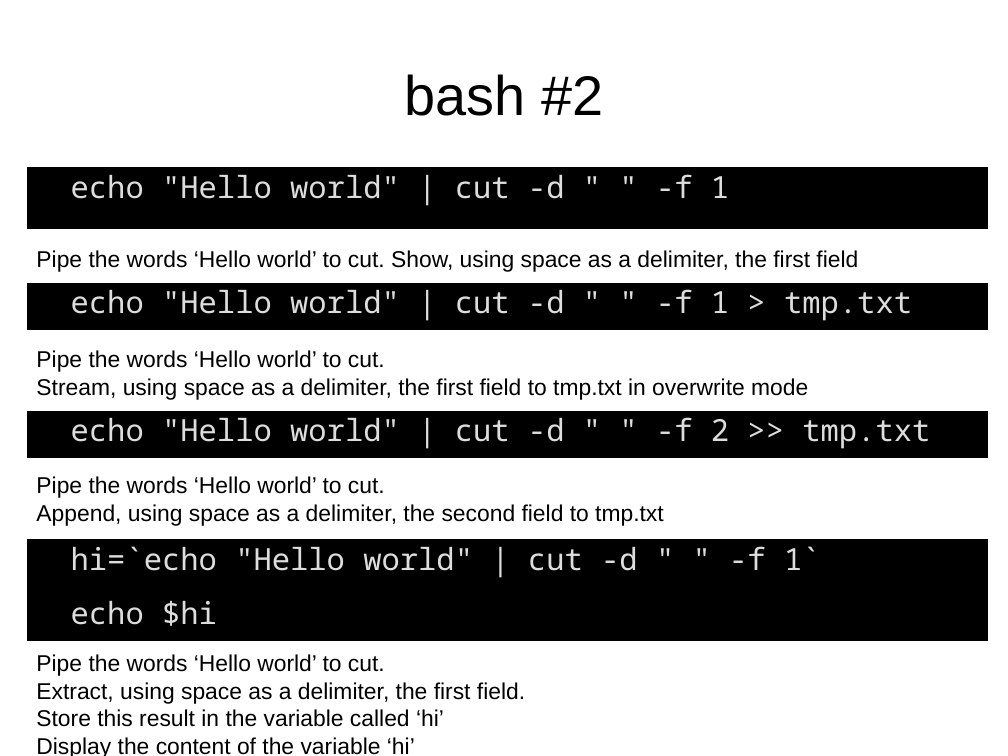
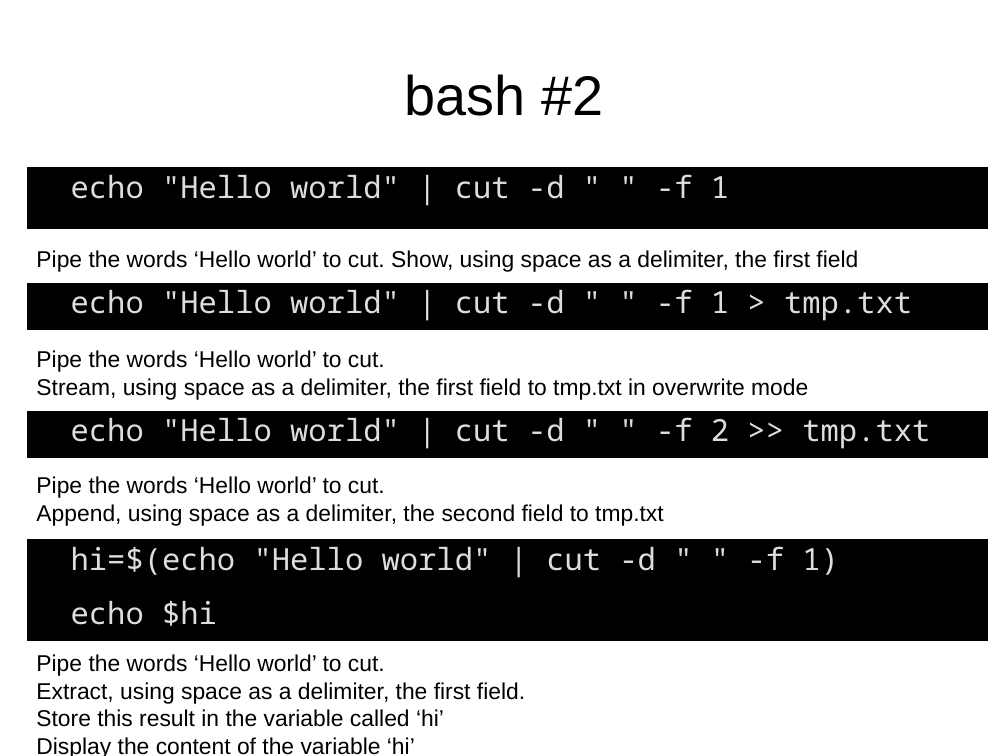
Before and after one commit to richelbilderbeek/peregrine, a slide deck: slide 9 of doc/job_dependencies.odp. Drawn at 1008x756 pixels with LibreOffice and Linux fonts; fonts in the diff are those of the drawing. Boxes give left, top, right and bottom in pixels: in the first picture for what was removed or moved away, otherwise in the second. Text is boxed around its words. In the diff, an @@ line names an element or a change of style, - is before the commit and + after.

Commit message:
Use subshells in bash

```diff
--- a/doc/job_dependencies.odp
+++ b/doc/job_dependencies.odp
@@ text at (x1=71, y1=546, x2=839, y2=575): text changed @@
-hi=`echo "Hello world" | cut -d " " -f 1`
+hi=$(echo "Hello world" | cut -d " " -f 1)
```
Also in this commit, not shown: 2 other slides changed, 1 other file.
